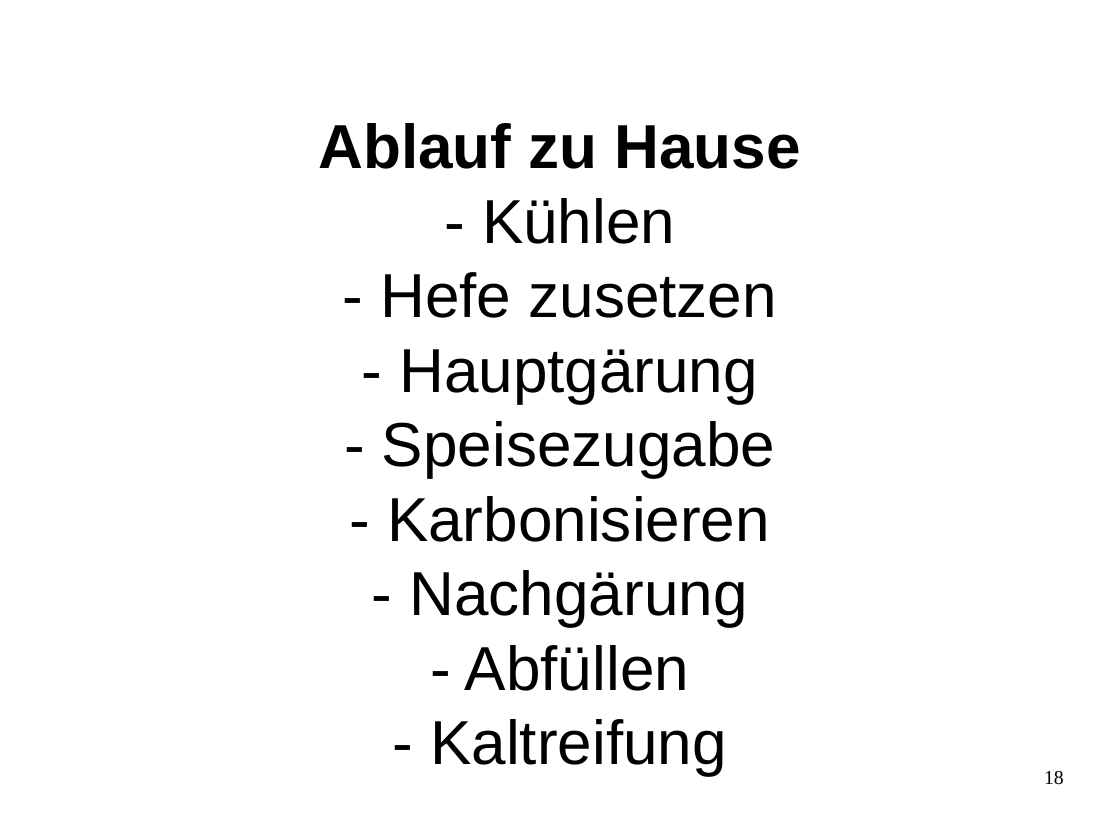
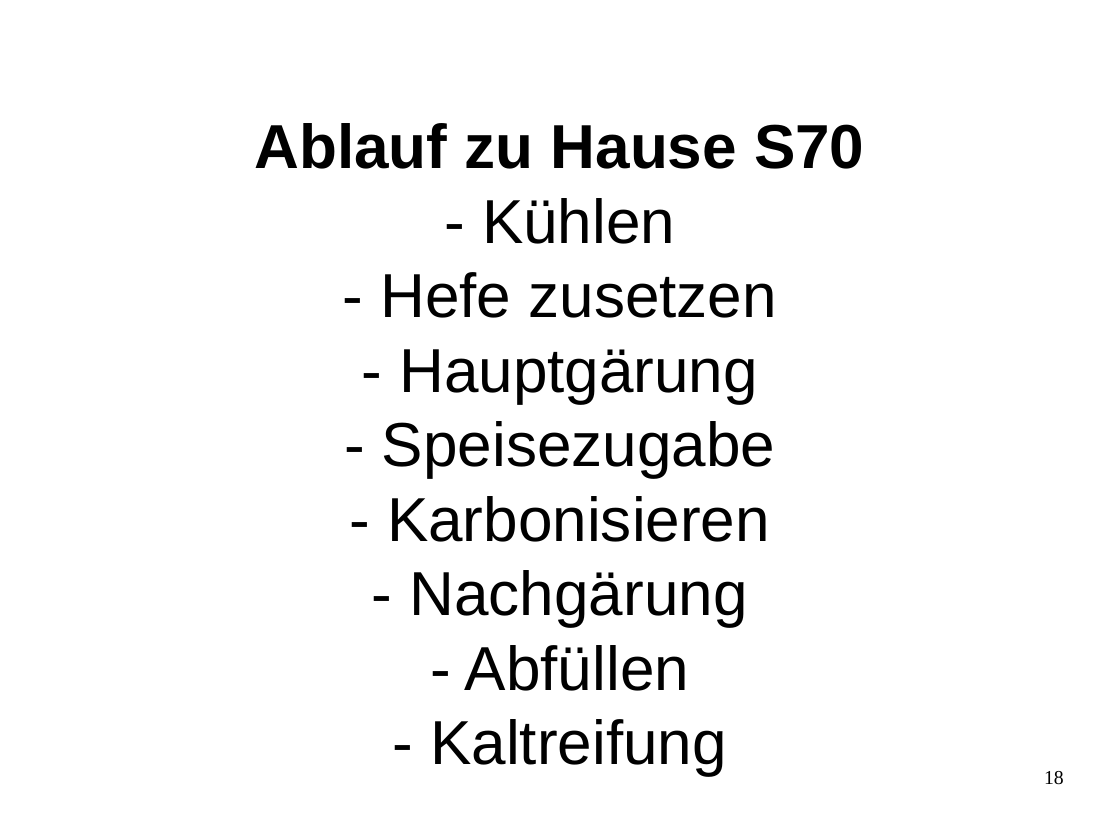
Before and after one commit to sky4walk/documents, a slide deck: slide 18 of Zwieselbrau-Brauseminar-Handkarten.odp. Drawn at 1120x840 pixels with LibreOffice and Linux fonts; fonts in the diff are those of the drawing. Boxes give left, top, right and bottom in pixels: in the first picture for what was removed or moved away, otherwise in the second. Text is boxed around its words. In the diff, an @@ line names an element or a change of style, - is before the commit and + after.

```diff
--- a/Zwieselbrau-Brauseminar-Handkarten.odp
+++ b/Zwieselbrau-Brauseminar-Handkarten.odp
@@ title at [254,123,864,775]: text changed @@
-Ablauf zu Hause
-- Kühlen
-- Hefe zusetzen
-- Hauptgärung
-- Speisezugabe
-- Karbonisieren
-- Nachgärung
-- Abfüllen
-- Kaltreifung
+Ablauf zu Hause S70
+- Kühlen
+- Hefe zusetzen
+- Hauptgärung
+- Speisezugabe
+- Karbonisieren
+- Nachgärung
+- Abfüllen
+- Kaltreifung
```
Also in this commit, not shown: 10 other slides changed, 2 other files.
